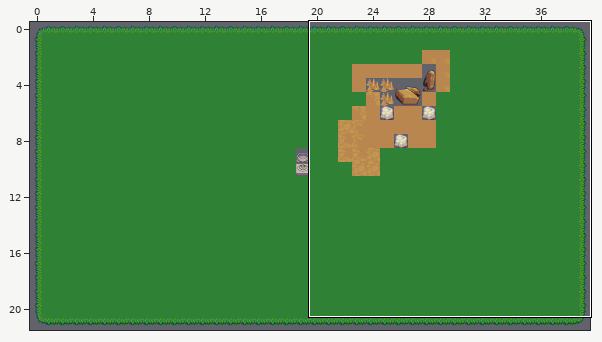
Tiled map -- core/assets/maps/Test.tmx. Above: a wide view before the commit, with the close-up outlined.
Close-up. Before the edit:
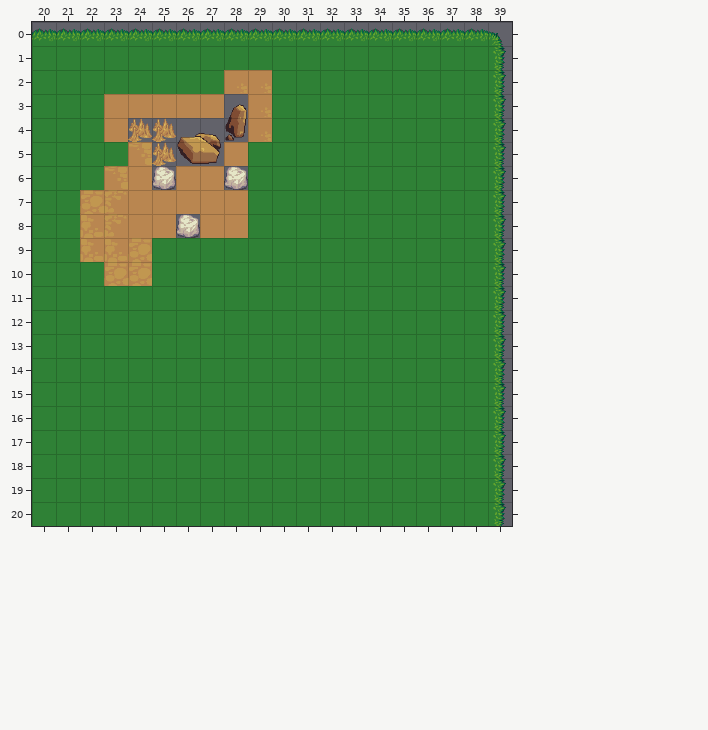
Cells are 32x32 px. Shown: x 20..39, y 0..20. The commit also changed other parts of the map, which this record leaves out.
New version:
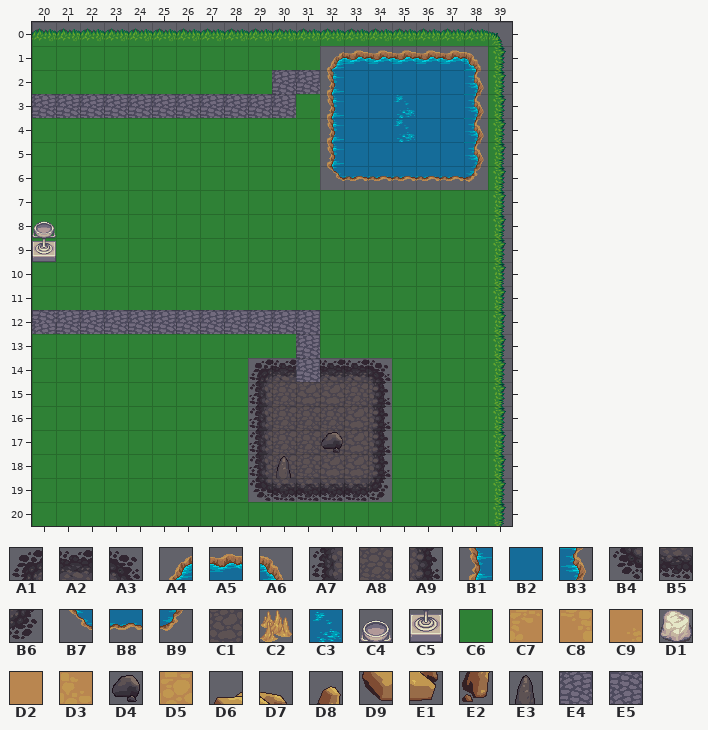
Key: from "main": A1 76, A2 77, A3 78, A4 91, A5 92, A6 93, A7 108, A8 109, A9 110, B1 123, B2 124, B3 125, B4 140, B5 141, B6 142, B7 155, B8 156, B9 157, C1 174, C2 181, C3 188, C4 195, C5 227, C6 289, C7 504, C8 506, C9 507, D1 509, D2 537, D3 568, D4 575, D5 601, D6 634, D7 635, D8 636, D9 666, E1 667, E2 668, E3 671, E4 733, E5 734.
__ is an empty cell, ## one hidden under a higher layer.
Tiles of an added or newly shown layer are drawn over the layers below it.
From old to new:
Layer "Tile Layer 1":
y 1: x 32..38 C6 C6 C6 C6 C6 C6 C6 -> A4 A5 A5 A5 A5 A5 A6
y 2: x 28..38 C9 C9 C6 C6 C6 C6 C6 C6 C6 C6 C6 -> C6 C6 E4 E4 B1 B2 B2 B2 B2 B2 B3
y 3: x 20..30 C6 C6 C6 D2 D2 D2 D2 D2 D8 C9 C6 -> E4 E4 E4 E4 E4 E4 E4 E4 E4 E4 E4; x 32..38 C6 C6 C6 C6 C6 C6 C6 -> B1 B2 B2 ## B2 B2 B3
y 4: x 23..29 D2 C2 C2 D6 D7 E2 C9 -> C6 C6 C6 C6 C6 C6 C6; x 32..38 C6 C6 C6 C6 C6 C6 C6 -> B1 B2 B2 ## B2 B2 B3
y 5: x 24..28 C8 C2 D9 E1 D2 -> C6 C6 C6 C6 C6; x 32..38 C6 C6 C6 C6 C6 C6 C6 -> B1 B2 B2 B2 B2 B2 B3
y 6: x 23..28 C8 D2 D1 D2 D2 D1 -> C6 C6 C6 C6 C6 C6; x 32..38 C6 C6 C6 C6 C6 C6 C6 -> B7 B8 B8 B8 B8 B8 B9
y 7: x 22..28 D5 C7 D2 D2 D2 D2 D2 -> C6 C6 C6 C6 C6 C6 C6
y 8: x 22..28 D3 C7 D2 D2 D1 D2 D2 -> C6 C6 C6 C6 C6 C6 C6
y 9: x 22..24 D3 D3 D5 -> C6 C6 C6
y 10: x 23..24 D5 D5 -> C6 C6
y 12: x 21..31 C6 C6 C6 C6 C6 C6 C6 C6 C6 C6 C6 -> E4 E4 E4 E4 E4 E4 E4 E4 E4 E4 E4
y 13: x 31 C6 -> E4
y 14: x 29..34 C6 C6 C6 C6 C6 C6 -> A1 A2 E4 A2 A2 A3
y 15: x 29..34 C6 C6 C6 C6 C6 C6 -> A7 A8 C1 C1 A8 A9
y 16: x 29..34 C6 C6 C6 C6 C6 C6 -> A7 A8 A8 A8 C1 A9
y 17..18: x 29..34 C6 C6 C6 C6 C6 C6 -> A7 A8 A8 C1 C1 A9
y 19: x 29..34 C6 C6 C6 C6 C6 C6 -> B4 B5 B5 B5 B5 B6
Layer "Tile Layer 2" (added):
y 3..4: x 35 __ -> C3
y 8: x 20 __ -> C4
y 9: x 20 __ -> C5
y 12: x 20 __ -> E5
y 17: x 32 __ -> D4
y 18: x 30 __ -> E3
Pixel boxes of the changes (left, top, right, bottom) in both close-ups:
changed: (32, 46, 488, 286)
changed: (32, 310, 392, 502)
